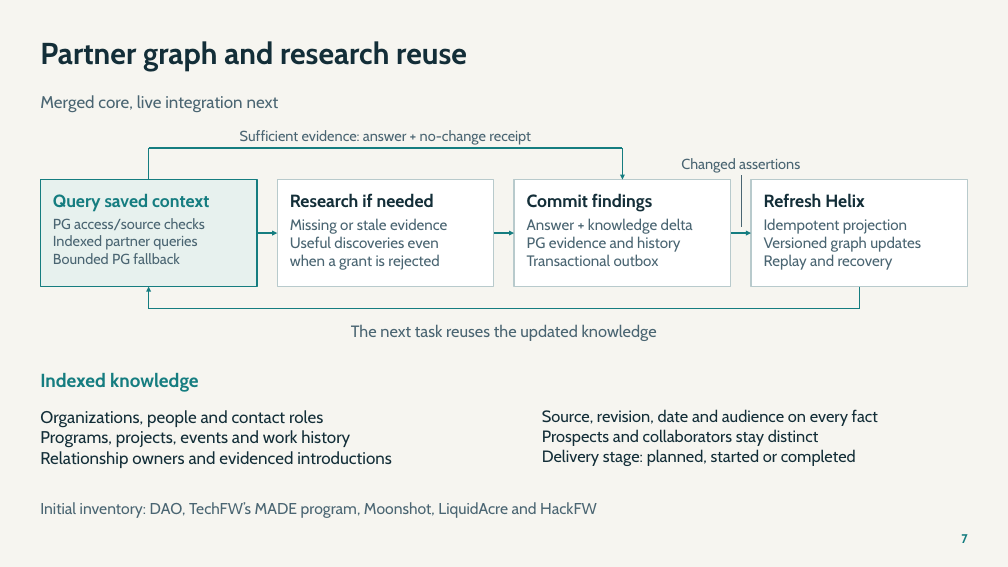
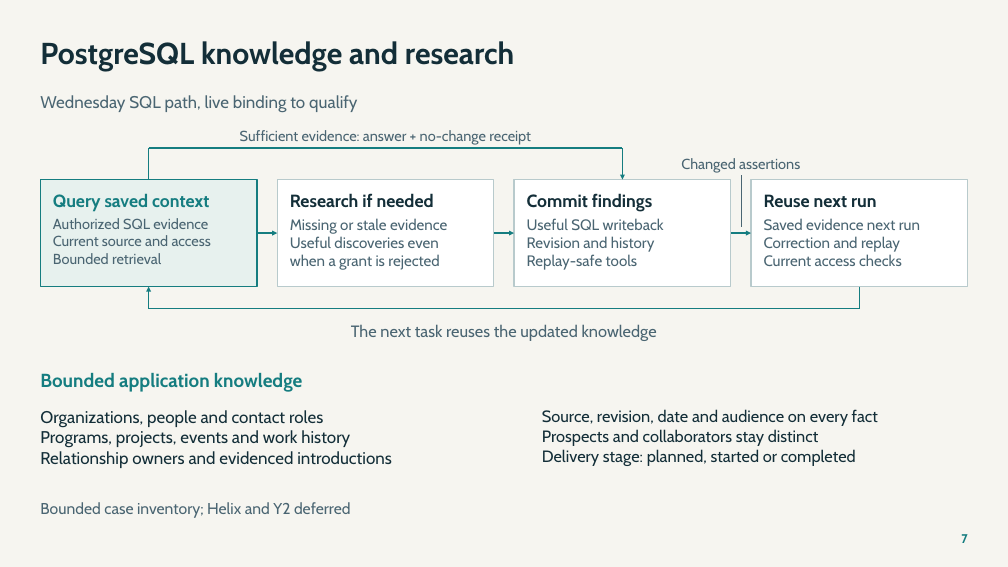
Before and after one commit to NetRxn/Inertia, a slide deck: slide 7 of Inertia-Architecture.pptx. Drawn at 1008x567 pixels with LibreOffice and Linux fonts; fonts in the diff are those of the drawing. Boxes give left, top, right and bottom in pixels: in the first picture for what was removed or moved away, otherwise in the second. Text is boxed around its words. In the diff, an @@ line names an element or a change of style, - is before the commit and + after.

Commit message:
docs: synchronize current member and Wednesday handoff contracts

```diff
--- a/Inertia-Architecture.pptx
+++ b/Inertia-Architecture.pptx
@@ text at [40, 41, 514, 71]: text changed @@
-Partner graph and research reuse
+PostgreSQL knowledge and research
@@ text at [40, 95, 357, 112]: text changed @@
-Merged core, live integration next
+Wednesday SQL path, live binding to qualify
@@ text at [764, 194, 877, 208]: text changed @@
-Refresh Helix
+Reuse next run
@@ text at [53, 218, 211, 264]: text changed @@
-PG access/source checks
-Indexed partner queries
-Bounded PG fallback
+Authorized SQL evidence
+Current source and access
+Bounded retrieval
@@ text at [527, 218, 664, 270]: text changed @@
-Answer + knowledge delta
-PG evidence and history
-Transactional outbox
+Useful SQL writeback
+Revision and history
+Replay-safe tools
@@ text at [764, 218, 920, 266]: text changed @@
-Idempotent projection
-Versioned graph updates
-Replay and recovery
+Saved evidence next run
+Correction and replay
+Current access checks
@@ text at [40, 373, 302, 392]: text changed @@
-Indexed knowledge
+Bounded application knowledge
@@ text at [40, 502, 351, 518]: text changed @@
-Initial inventory: DAO, TechFW’s MADE program, Moonshot, LiquidAcre and HackFW
+Bounded case inventory; Helix and Y2 deferred
```
Also in this commit, not shown: 8 other slides changed, 22 other files.
